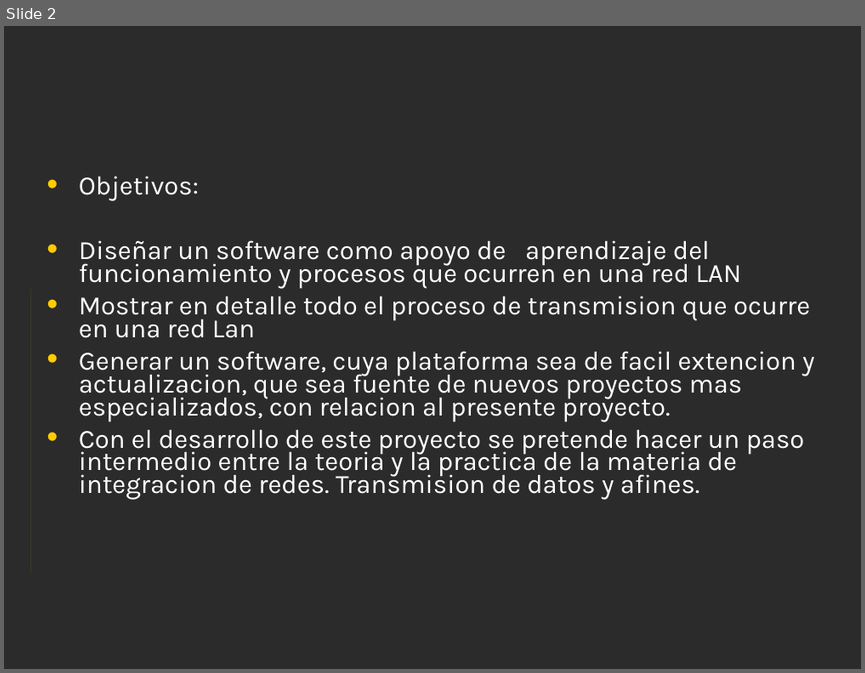
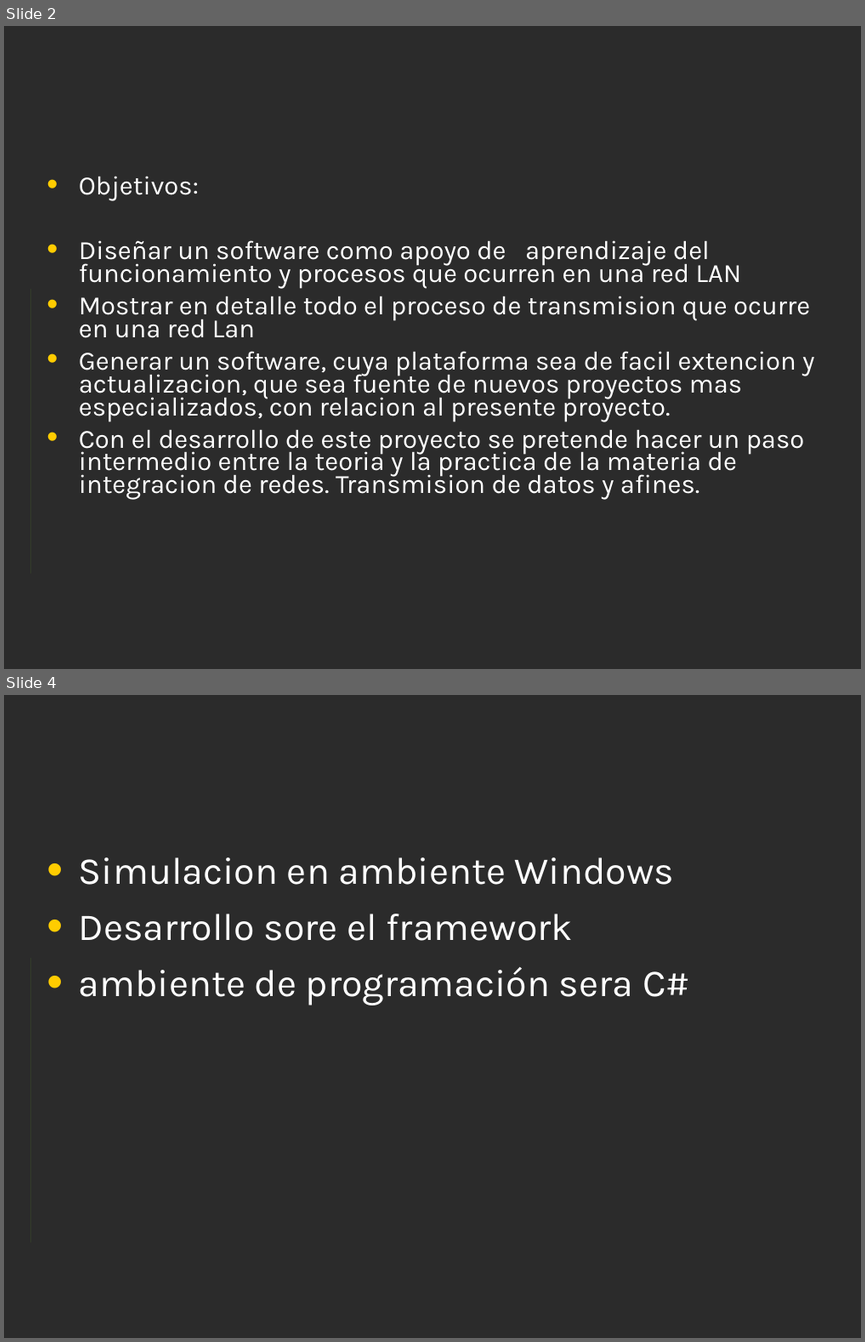
Before and after one commit to Xavinightshade/ipsimulator, a slide deck: Presentacion.ppt. Shown one above the other, each under a label of ours: slide 2 before the commit, slides 2 and 4 after it; the slides between them are not shown. The pictures are 865x673 and 865x1342 pixels, drawn with LibreOffice and Linux fonts; fonts in the diff are those of the drawing; background and template pictures are left out; a plain dark background stands for a picture behind light text. Boxes give left, top, right and bottom in pixels: in the first picture for what was removed or moved away, otherwise in the second. Text is boxed around its words. In the diff, an @@ line names an element or a change of style, - is before the commit and + after.

```diff
--- a/Presentacion.ppt
+++ b/Presentacion.ppt
@@ slide 4 added at <box>4,695,861,1338</box>, background picture (left out); not listed: 1 template element that a slide beside it also shows @@
@@ text added at <box>79,857,689,1005</box>, 32 pt, text #FFFFFF @@
+• Simulacion en ambiente Windows
+• Desarrollo sore el framework
+• ambiente de programación sera C#
```
Also in this commit, not shown: 1 other slide added.
